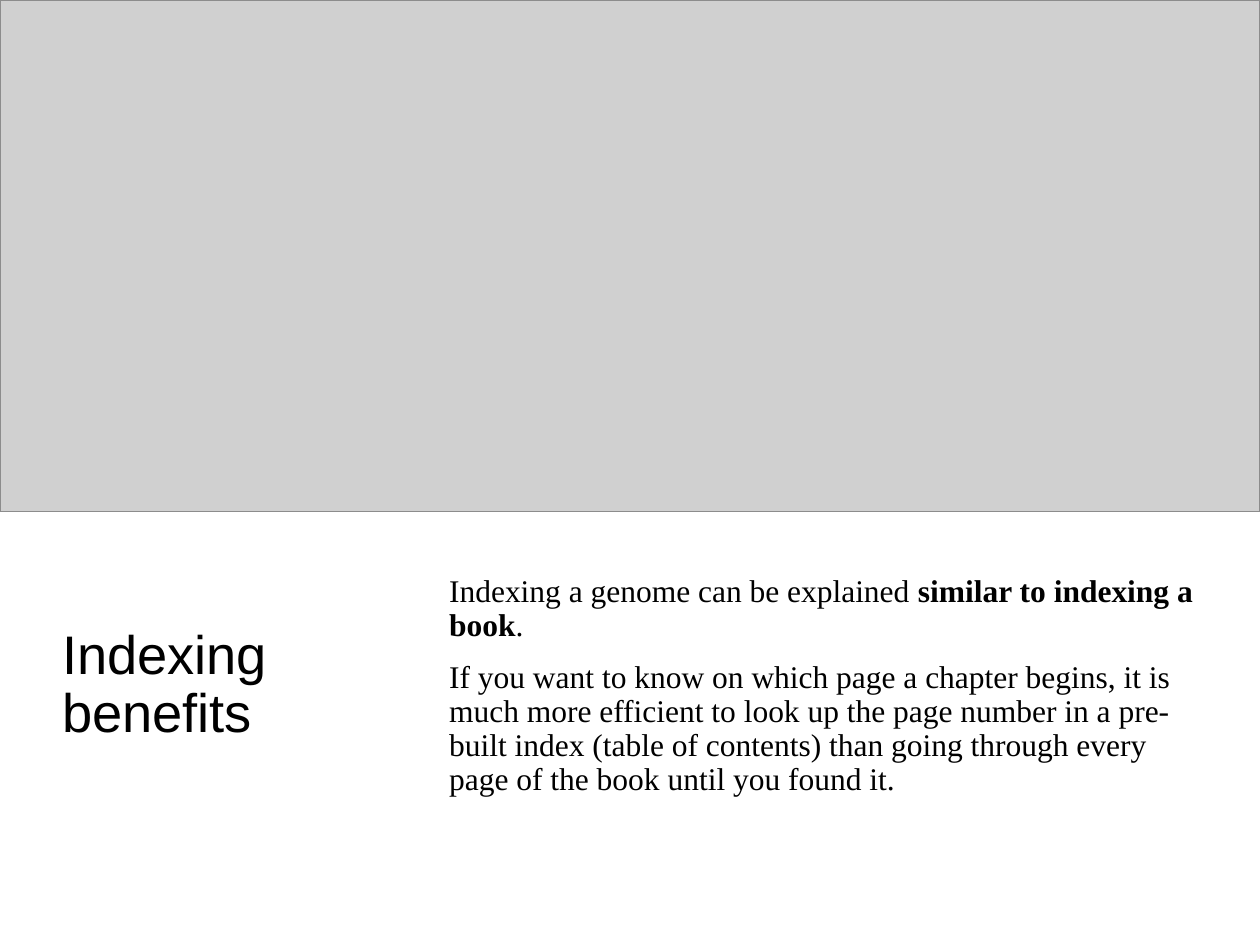
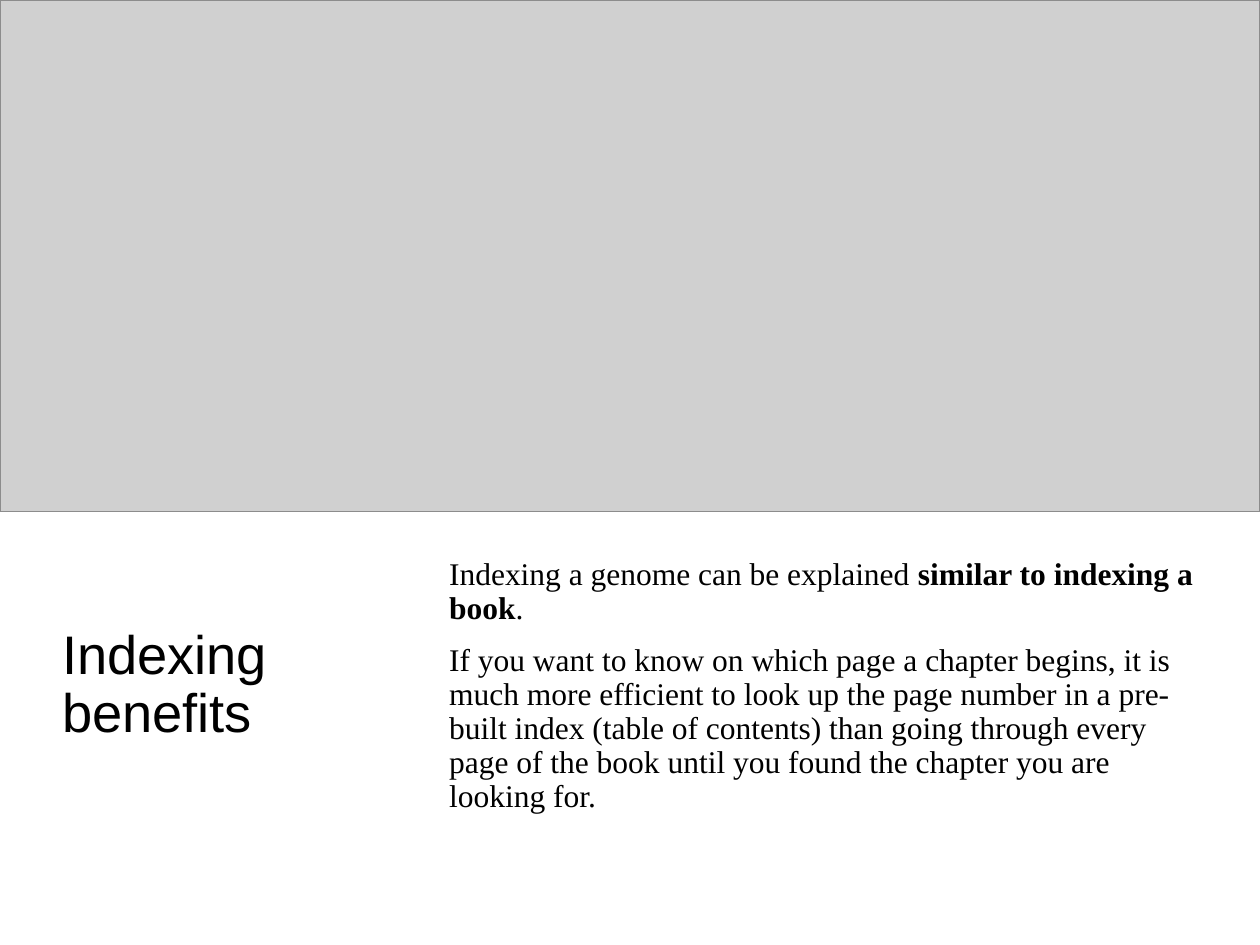
Before and after one commit to PRodriguez19/Intro-to-rnaseq, a slide deck: slide 9 of lectures/Lecture9-MMG232.pptx. Drawn at 1260x945 pixels with LibreOffice and Linux fonts; fonts in the diff are those of the drawing; grey boxes stand for pictures. Boxes give left, top, right and bottom in pixels: in the first picture for what was removed or moved away, otherwise in the second. Text is boxed around its words. In the diff, an @@ line names an element or a change of style, - is before the commit and + after.

```diff
--- a/lectures/Lecture9-MMG232.pptx
+++ b/lectures/Lecture9-MMG232.pptx
@@ text at (x1=449, y1=649, x2=1170, y2=813): text changed @@
-If you want to know on which page a chapter begins, it is much more efficient to look up the page number in a pre-built index (table of contents) than going through every page of the book until you found it.
+If you want to know on which page a chapter begins, it is much more efficient to look up the page number in a pre-built index (table of contents) than going through every page of the book until you found the chapter you are looking for.
```
Also in this commit, not shown: 3 other slides changed, 2 slides added, 5 other files.
